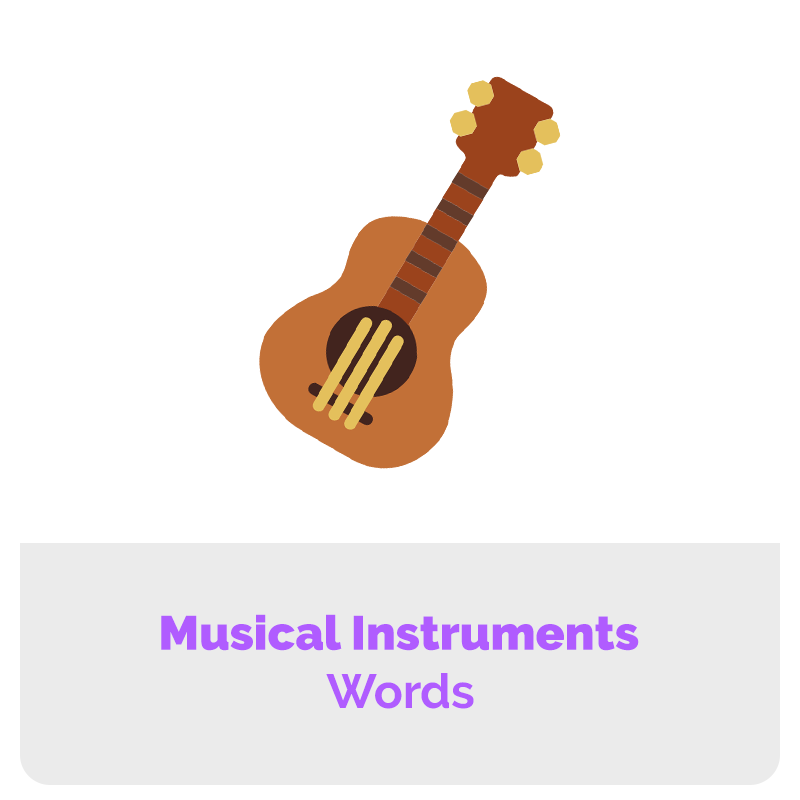
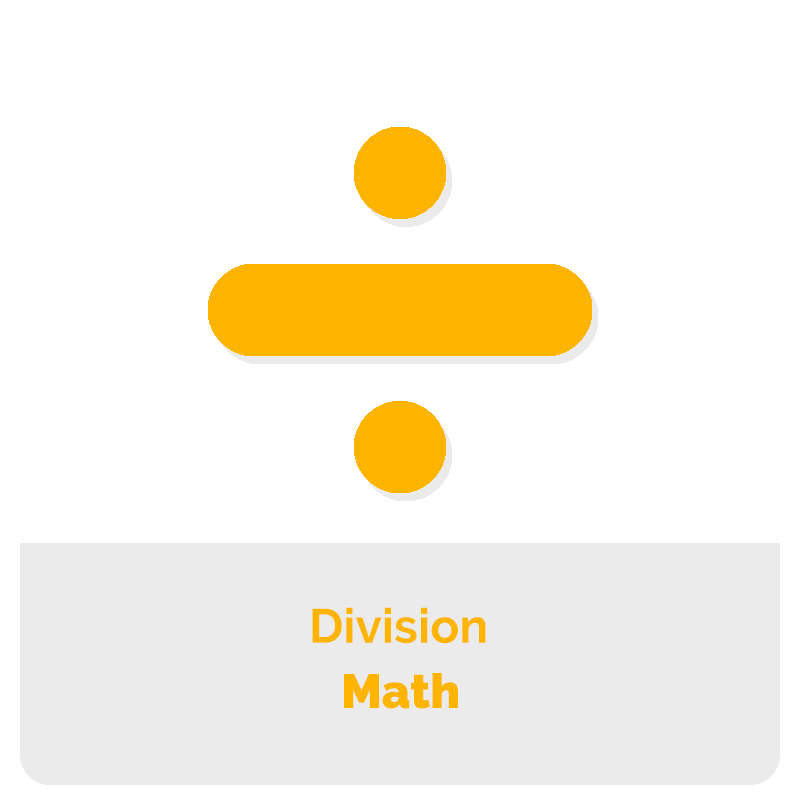
The second w=800, h=800 image is a revision of the first. Changes to its layers:
removed layer "bass-guitar" over [259, 76, 561, 469]
added layer "division" above "division copy" over [208, 127, 592, 493]
added layer "division copy" above "Division" over [214, 135, 598, 501]
renamed "Musical Instruments" to "Division", painted on it over [161, 607, 639, 651]
renamed "Words" to "Math", painted on it over [326, 673, 474, 709]
